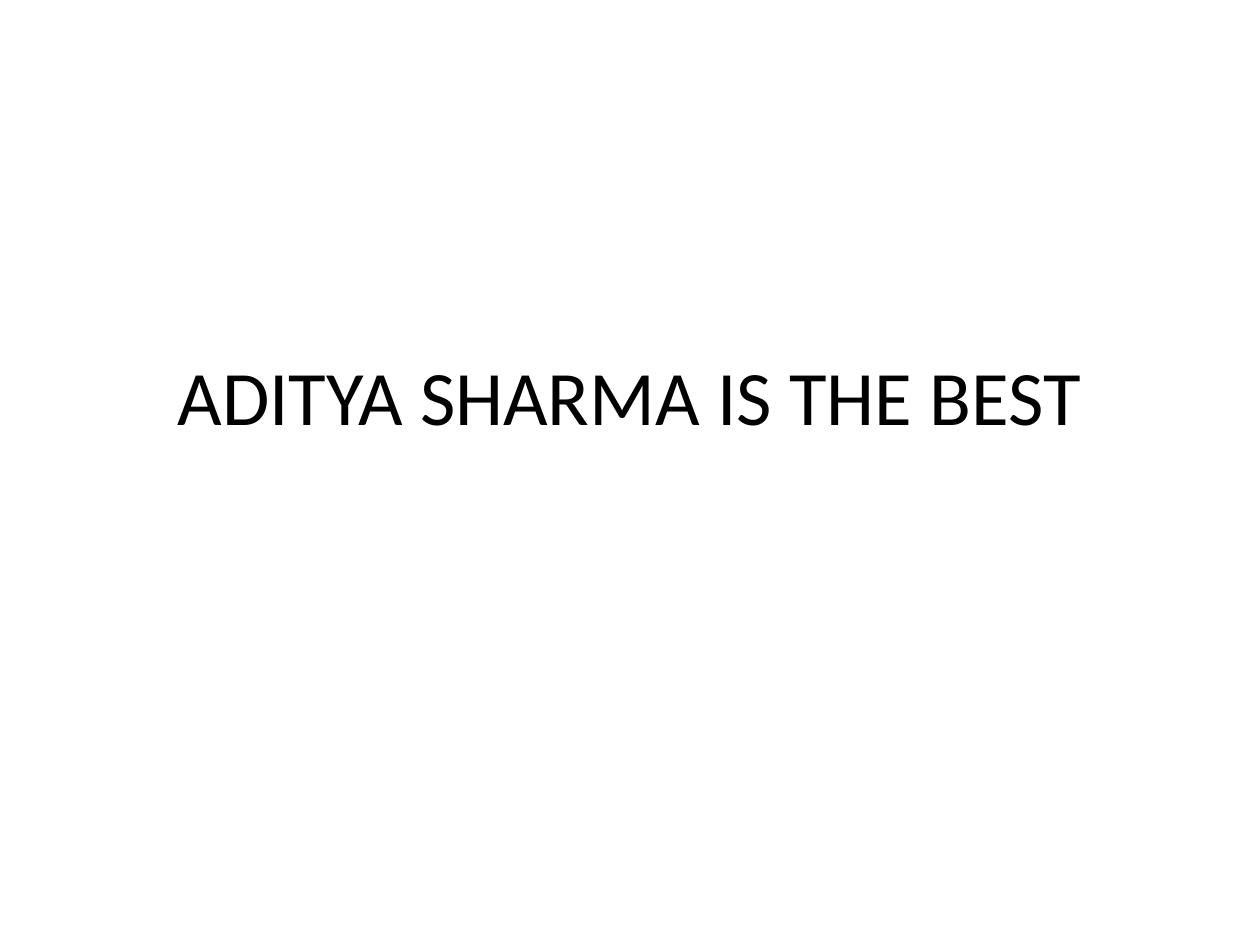
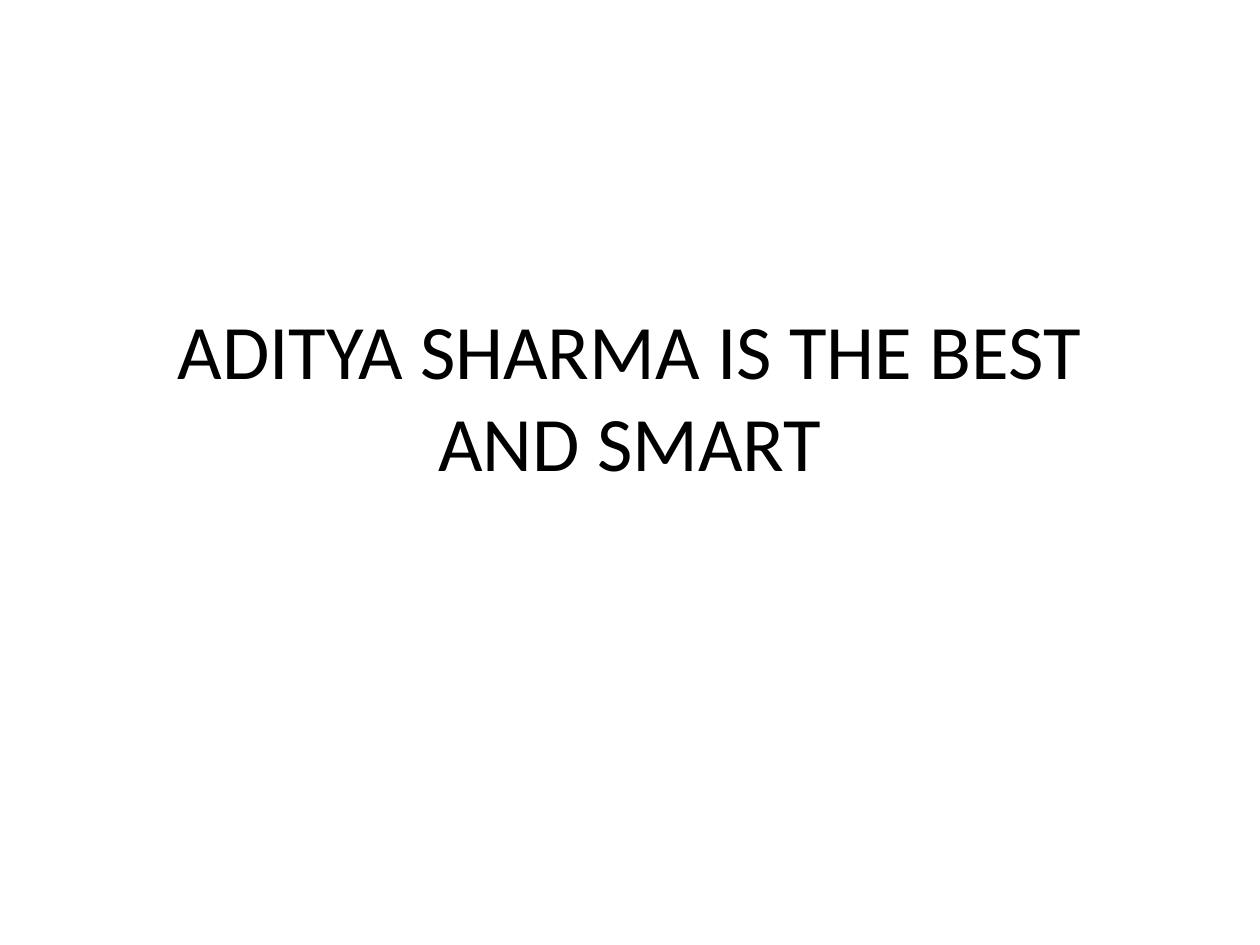
Before and after one commit to adityasharma95/Newrepost, a slide deck: slide 1 of Text.pptx. Drawn at 1260x945 pixels with LibreOffice and Linux fonts; fonts in the diff are those of the drawing. Boxes give left, top, right and bottom in pixels: in the first picture for what was removed or moved away, otherwise in the second. Text is boxed around its words. In the diff, an @@ line names an element or a change of style, - is before the commit and + after.

Commit message:
Changed file

```diff
--- a/Text.pptx
+++ b/Text.pptx
@@ title at box(178, 329, 1081, 472): text changed @@
-ADITYA SHARMA IS THE BEST
+ADITYA SHARMA IS THE BEST AND SMART
```
